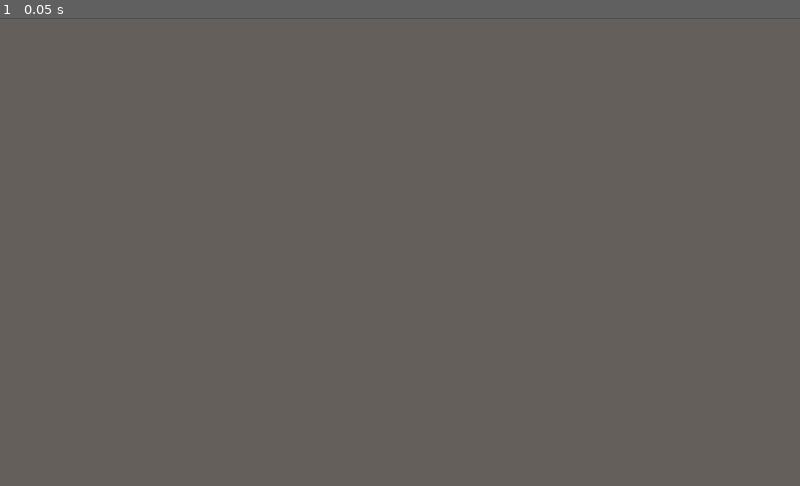
Above: before the commit, frame 1.
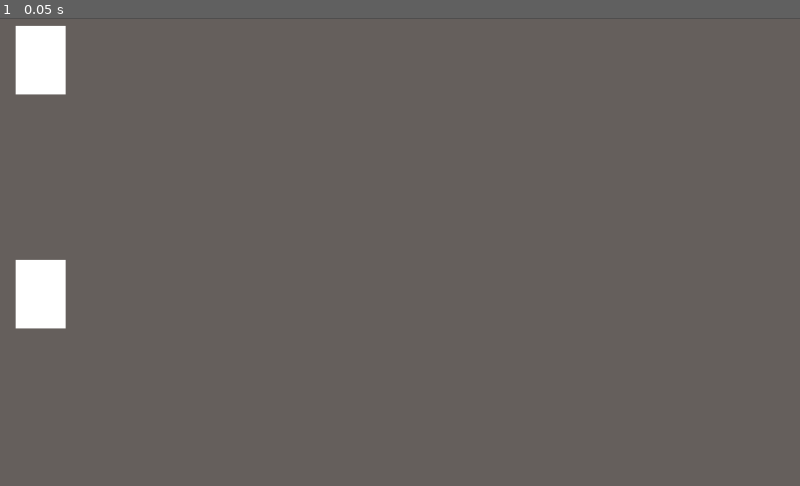
Above: after the commit, the same moment.

Repository: Multi-User-Domain/Realm
Game: Godot game, scene res://Main.tscn
Two runs of this game, one before a commit and one after it. Both use one fixed random seed, a clock stepped at 60 frames per second and the inputs below.
Inputs:
- Up to frame 1 (0.05 s): no input

The runs differ from the first frame. In frame 1, 1.9% of the frame differs, in the area x 1-9%, y 1-67%.

Commit message:
init screen positions of cards

Diff:
--- a/Main.gd
+++ b/Main.gd
@@ -6,12 +6,39 @@
 
 # when the node is loaded into the scene we fetch references to its children
 onready var HUD = get_node("HUD")
+onready var player1_hand = get_node("Player1Hand")
+onready var player1_active = get_node("Player1Active")
+onready var player2_active = get_node("Player2Active")
+onready var player2_hand = get_node("Player2Hand")
 
+# preload scenes that we want to instantiate programatically
+var card_scene = preload("res://obj/card/Card.tscn")
+
+
+func _add_card_to_node(node: Node2D):
+	var card = card_scene.instance()
+	card.scale = card.scale * 0.5
+	card.set_position(node.position)
+	node.add_child(card)
 
 # Called when the node enters the scene tree for the first time.
 func _ready():
 	# init game
-	pass
+	# position parts of the UI
+	var viewport_size = get_viewport().size
+	var y_margin = 5
+	var quarter_height = viewport_size.y * 0.25
+	var x_margin = 10
+	player1_hand.set_position(Vector2(x_margin, y_margin))
+	player1_active.set_position(Vector2(x_margin, y_margin + quarter_height))
+	player2_active.set_position(Vector2(x_margin, y_margin + (quarter_height * 2)))
+	player2_hand.set_position(Vector2(x_margin, y_margin + (quarter_height * 3)))
+
+	# spawn placeholder cards to test placement
+	_add_card_to_node(player1_hand)
+	_add_card_to_node(player1_active)
+	_add_card_to_node(player2_active)
+	_add_card_to_node(player2_hand)
 
 func _input(event):
 	if event is InputEventMouseButton and event.pressed:
--- a/Main.tscn
+++ b/Main.tscn
@@ -12,5 +12,13 @@
 scale = Vector2( 34.6094, 22.1406 )
 texture = ExtResource( 3 )
 
+[node name="Player1Hand" type="Node2D" parent="."]
+
+[node name="Player1Active" type="Node2D" parent="."]
+
+[node name="Player2Active" type="Node2D" parent="."]
+
+[node name="Player2Hand" type="Node2D" parent="."]
+
 [node name="HUD" type="CanvasLayer" parent="."]
 script = ExtResource( 2 )
